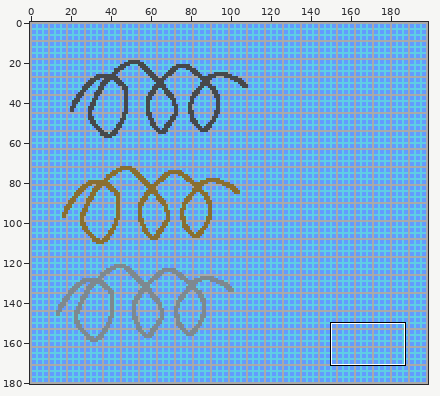
Two versions of one pixel-art file, electricoon/Graphics/wire_tutorials.aseprite. Above: a wide view before the commit, with the close-up outlined.
Close-up. Old version:
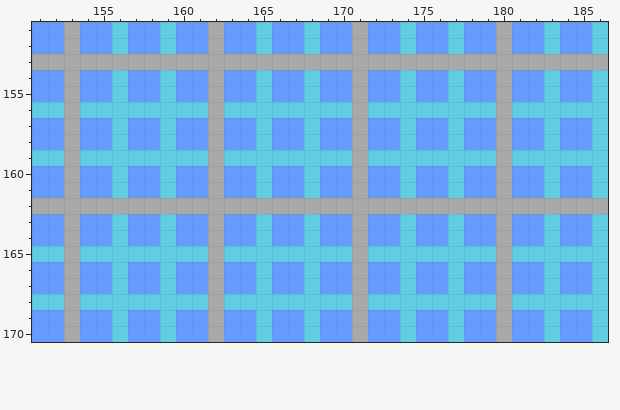
199x181 pixels, 1 frame. Shown: x 151..186, y 151..170. The commit also changed other parts of the picture, which this record leaves out.
Now the later version:
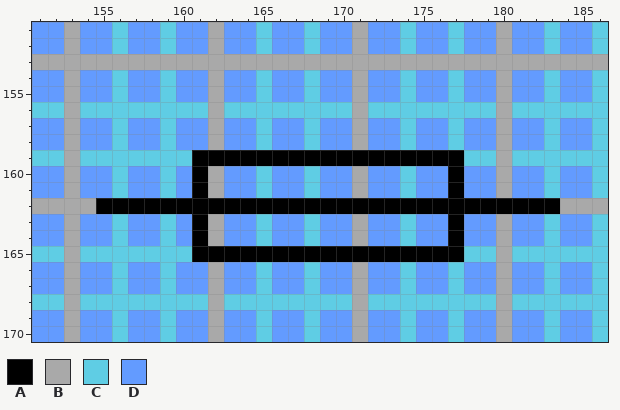
Palette (. is transparent): A #000000  B #a9a9a9  C #5fcde4  D #639bff
Change:
layer "Layer 2" added
Layer "Layer 2":
y 159: x 161..177 CBCCCCCCCCBCCCCCC -> AAAAAAAAAAAAAAAAA
y 160..161: x 161 D -> A; x 177 C -> A
y 162: x 155..183 BBBBBBBBBBBBBBBBBBBBBBBBBBBBB -> AAAAAAAAAAAAAAAAAAAAAAAAAAAAA
y 163..164: x 161 D -> A; x 177 C -> A
y 165: x 161..177 CBCCCCCCCCBCCCCCC -> AAAAAAAAAAAAAAAAA
